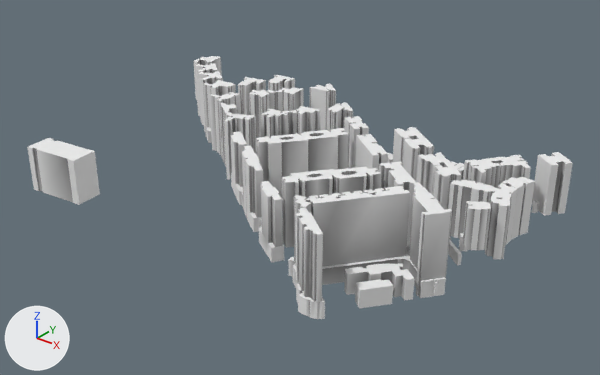
An edit to the glTF model data/buildings/7/72/86.glb, drawn before and after from the same camera.
One viewpoint serves both versions: a camera (50 mm lens) standing at (553.0, -579.0, 390.0) and looking at (59.0, 39.0, 8.0). The lights are fixed; the arrows at lower left show +X, +Y and +Z. Vertices at the same position are counted once.

Before the edit, the objects in view are built like this:
```python
me_mesh_0 = bpy.data.meshes.new('Mesh_0')
me_mesh_0.from_pydata(...)  # 3975 vertices, 6112 faces; spans x -216.0..293.0, y -127.0..200.0, z -10.0..70.0
me_mesh_0.materials.append(mat_material_0)
ob_mesh_0 = bpy.data.objects.new('Mesh_0', me_mesh_0)
ob_mesh_0.location = (0.0, 0.0, 0.0)
```
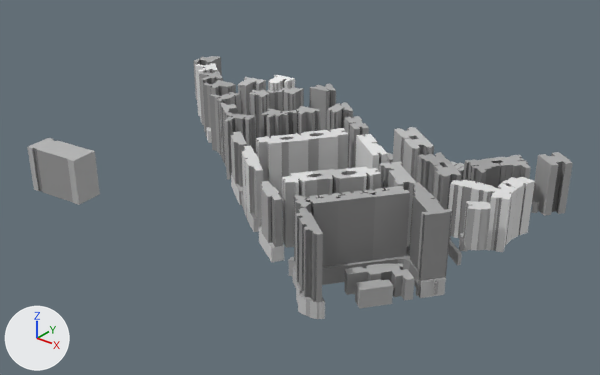
Where the change shows, as pixel boxes [x1, y1, x2, y2] in the pictures (600 x 375 px):
```json
{"part": 1, "of": "me_mesh_0", "change": "deleted", "before": [485, 197, 510, 259]}
{"part": 2, "of": "me_mesh_0", "change": "recoloured", "before": [27, 56, 573, 319], "after": [27, 56, 573, 319]}
```

Scene script edits in JSON lines:
```json
{"block": "me_mesh_0", "where": "# used by ob_mesh_0; location = (0.0, 0.0, 0.0)"}
{"op": "remove", "block": "me_mesh_0", "code": "me_mesh_0.from_pydata(...)  # 3975 vertices, 6112 faces; spans x -216.0..293.0, y -127.0..200.0, z -10.0..70.0"}
{"op": "add", "block": "me_mesh_0", "code": "me_mesh_0.from_pydata(...)  # 3951 vertices, 6066 faces; spans x -216.0..293.0, y -127.0..200.0, z -10.0..70.0"}
{"block": "me_mesh_0", "change": "me_mesh_0 part 1"}
{"block": "me_mesh_0", "change": "24 vertices are removed from x 269.0..286.0, y 49.0..62.0, z -3.0..52.0"}
{"block": "me_mesh_0", "change": "46 faces are deleted"}
{"block": "me_mesh_0", "change": "me_mesh_0 part 2: 6049 kept faces spanning x -216.0..293.0, y -127.0..200.0, z -10.0..70.0 get new vertex colours"}
```
